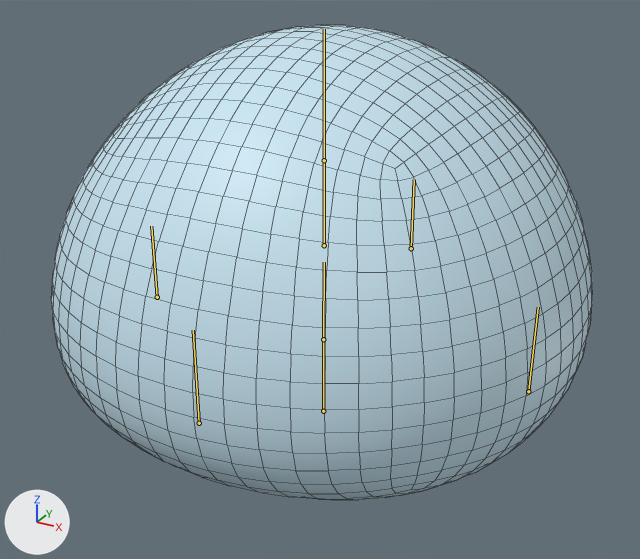
The Blender file RimuruTempestUnityProj/Assets/Blender/SlimeRimuru.blend as it was, and as the next commit left it.
Both versions are drawn from a 50 mm camera at (4.51, -8.29, 5.92) aimed at (0.04, -0.16, 1.85). Every picture has the same lights, and +X, +Y and +Z are marked at lower left. Both versions are drawn at frame 12 of the action 'Idle'; the numbers are the values there. The bones that bend it are drawn over the model as lines. Mesh edges are drawn as thin lines.

In view in the first picture: 'Slime.001'.
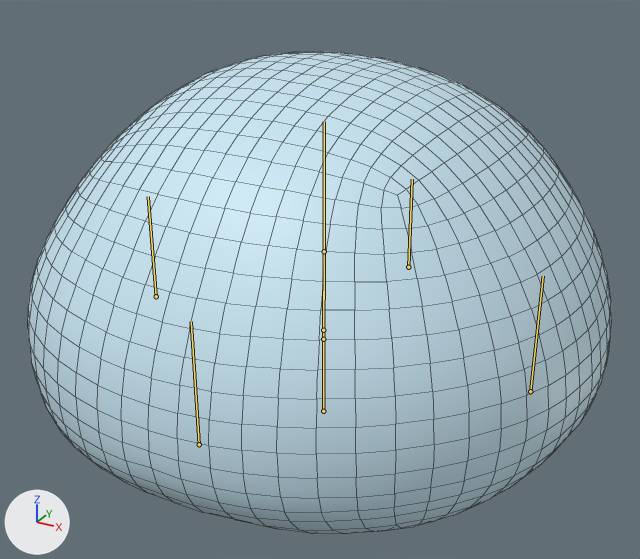
The change in detail:
Bone 'Root' (bone_root) is rescaled from (1.0, 1.0, 1.0) to (1.01, 1.01, 1.01).
Bone 'Chest' (bone_chest) moves from (0.0, 0.2, 0.0) to (0.0, -0.88, 0.0).
Bone 'Head' (bone_head) is rescaled from (1.0, 1.0, 1.0) to (1.07, 1.07, 1.07).
Bone 'Front' (bone_front) moves from (0.05, 0.32, 0.04) to (0.0, 0.0, 0.0).
Bone 'Front' (bone_front) is rescaled from (1.0, 1.0, 1.0) to (1.29, 1.29, 1.29).
Bone 'Back' (bone_back) moves from (0.0, 0.24, 0.0) to (0.0, 0.0, 0.0).
Bone 'Back' (bone_back) is rescaled from (1.0, 1.0, 1.0) to (1.32, 1.32, 1.32).
Bone 'Right' (bone_right) is rescaled from (1.0, 1.0, 1.0) to (1.33, 1.33, 1.33).
Bone 'Left' (bone_left) is rescaled from (1.0, 1.0, 1.0) to (1.37, 1.37, 1.37).

Where the change shows, as pixel boxes (x1, y1, x2, y2) in the pictures (640 x 559 px):
'Slime.001', posed (8% wider)
    before: (51, 25, 592, 500)
    after: (28, 52, 611, 534)
bone 'Chest', root to tip
    before: (324, 245) to (324, 160)
    after: (323, 330) to (324, 251)
bone 'Head', root to tip
    before: (324, 160) to (324, 29)
    after: (324, 251) to (324, 121)
bone 'Front', root to tip
    before: (411, 248) to (414, 179)
    after: (408, 267) to (412, 179)
bone 'Back', root to tip
    before: (199, 423) to (193, 330)
    after: (199, 444) to (191, 321)
bone 'Right', root to tip
    before: (528, 391) to (538, 307)
    after: (530, 391) to (543, 276)
bone 'Left', root to tip
    before: (157, 297) to (151, 226)
    after: (156, 296) to (148, 196)
